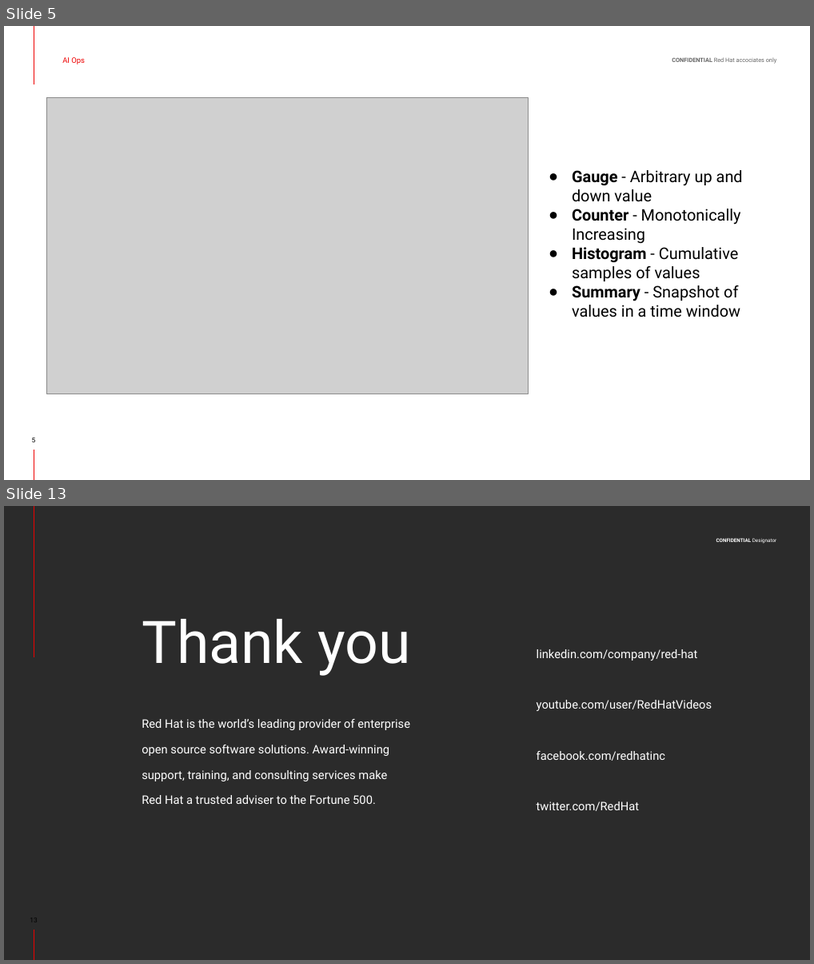
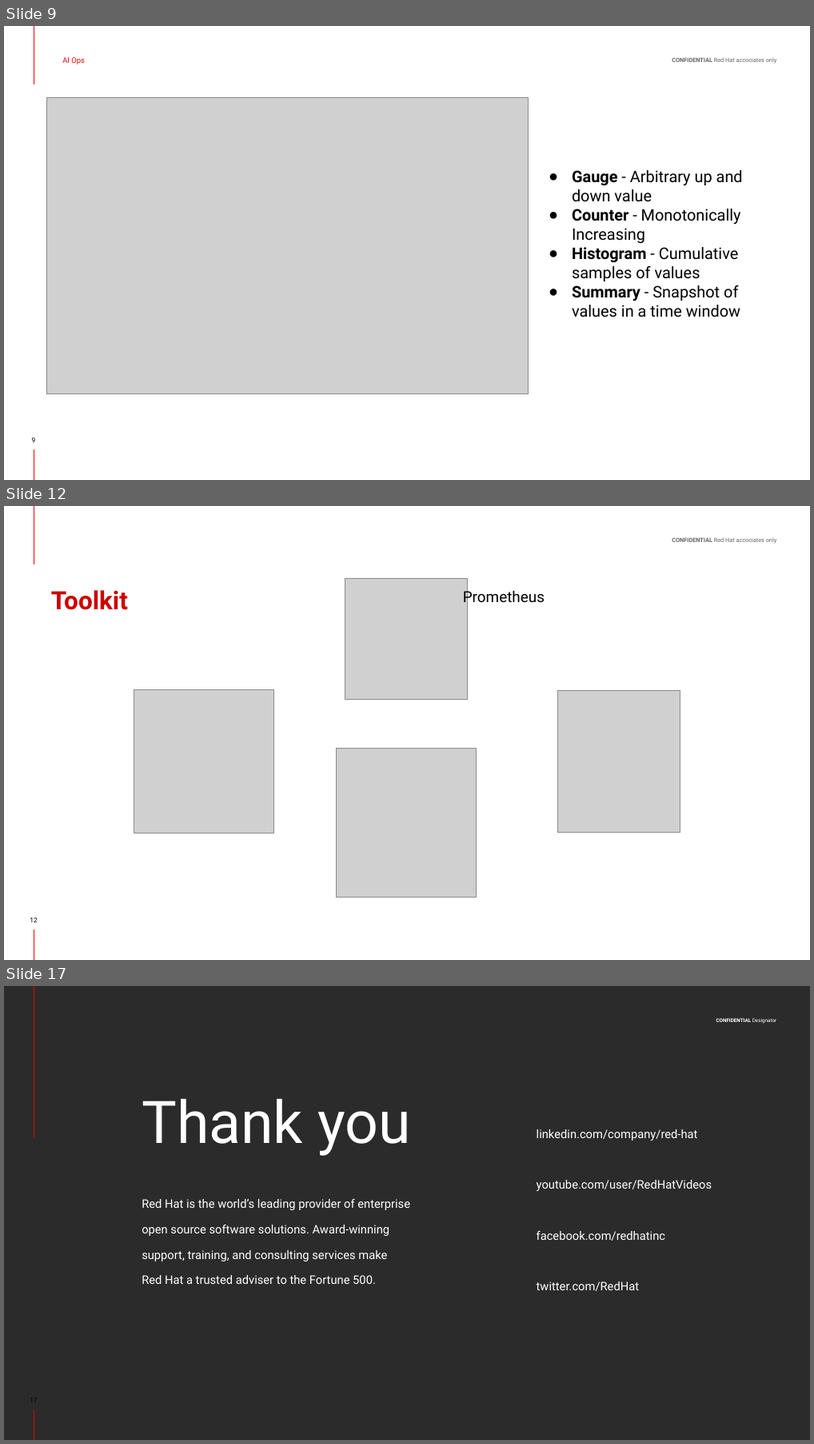
Before and after one commit to hemajv/prometheus-anomaly-detection-workshop, a slide deck: slides/source/I See Metrics_ Anomaly Detection on OpenShift.pptx. Shown one above the other, each under a label of ours: slides 5 and 13 before the commit, slides 9, 12 and 17 after it; the slides between them are not shown. The pictures are 814x964 and 814x1444 pixels, drawn with LibreOffice and Linux fonts; fonts in the diff are those of the drawing; grey boxes stand for pictures; background and template pictures are left out; a plain dark background stands for a picture behind light text. Boxes give left, top, right and bottom in pixels: in the first picture for what was removed or moved away, otherwise in the second. Text is boxed around its words. In the diff, an @@ line names an element or a change of style, - is before the commit and + after.

```diff
--- a/slides/source/I See Metrics_ Anomaly Detection on OpenShift.pptx
+++ b/slides/source/I See Metrics_ Anomaly Detection on OpenShift.pptx
@@ slide 12 added at <box>4,506,810,960</box>, background #FFFFFF; not listed: 3 template elements that a slide beside it also shows @@
@@ title added at <box>51,590,128,610</box>, 30 pt, text #CC0000, bold @@
+Toolkit
@@ picture added at <box>345,578,467,700</box> @@
@@ text added at <box>463,588,545,607</box>, 18 pt, text #000000 @@
+Prometheus
@@ picture added at <box>134,689,274,832</box> @@
@@ picture added at <box>558,690,681,832</box> @@
@@ picture added at <box>336,748,476,897</box> @@
@@ page number added at <box>30,917,37,922</box>, 8 pt, text #000000 @@
+12
@@ what was slide 5 is now slide 9 @@
@@ what was slide 13 is now slide 17 @@
```
Also in this commit, not shown: 6 slides changed, 6 other slides added, 3 slides removed, 1 other file.
